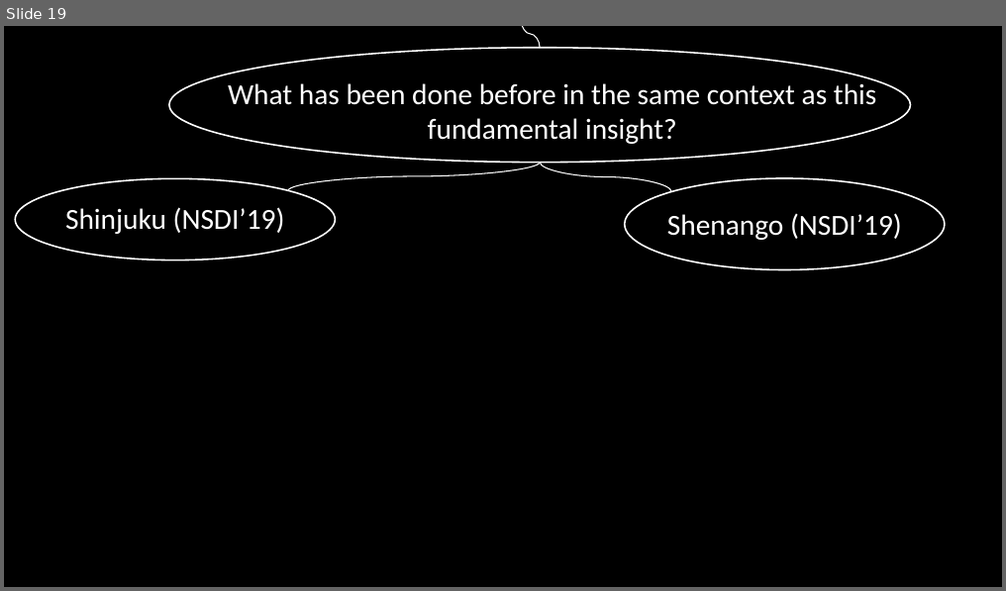
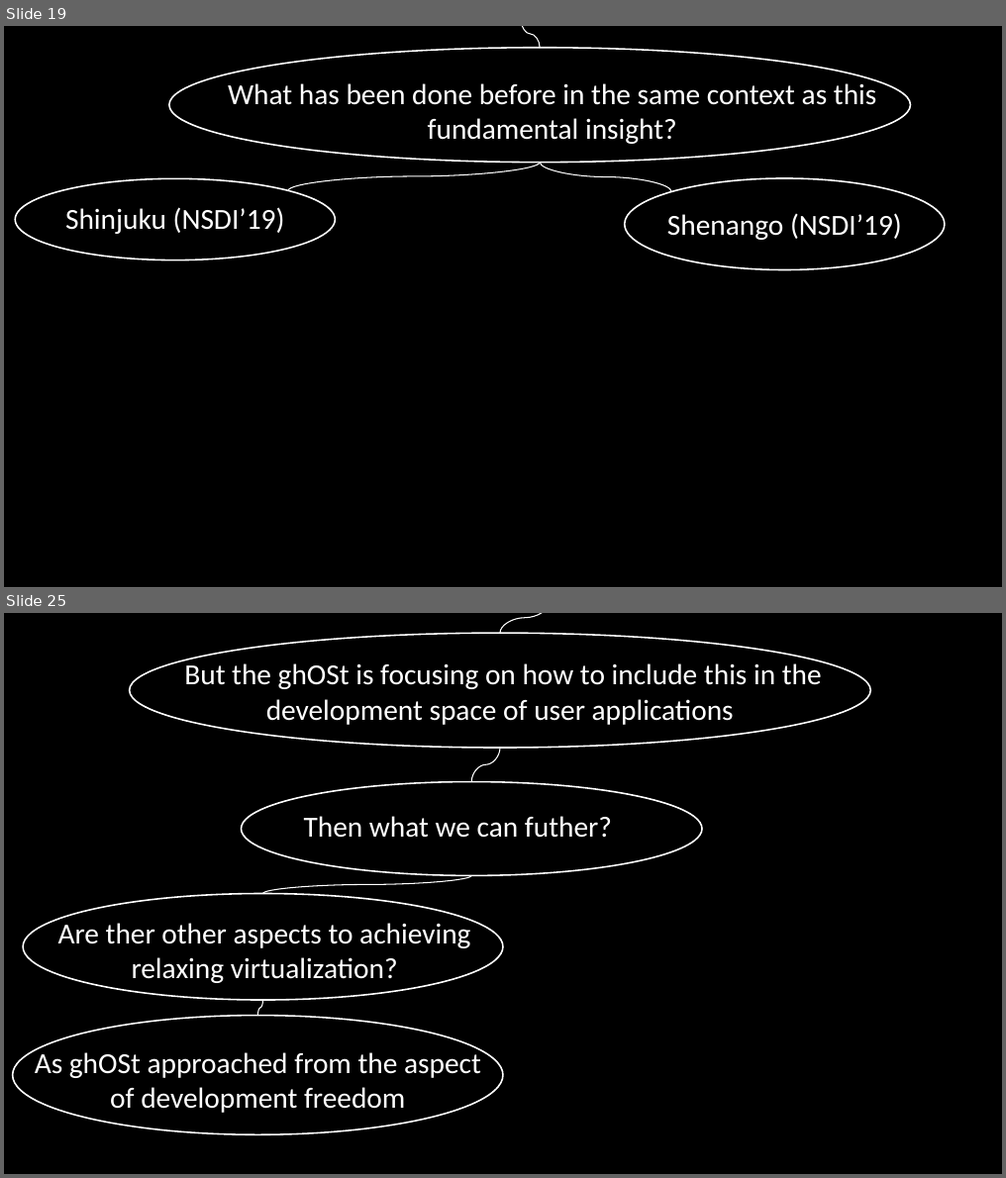
Before and after one commit to minseok127/paper_reviews, a slide deck: operating_system/ghOSt/ghOSt.pptx. Shown one above the other, each under a label of ours: slide 19 before the commit, slides 19 and 25 after it; the slides between them are not shown. The pictures are 1006x591 and 1006x1178 pixels, drawn with LibreOffice and Linux fonts; fonts in the diff are those of the drawing. Boxes give left, top, right and bottom in pixels: in the first picture for what was removed or moved away, otherwise in the second. Text is boxed around its words. In the diff, an @@ line names an element or a change of style, - is before the commit and + after.

```diff
--- a/operating_system/ghOSt/ghOSt.pptx
+++ b/operating_system/ghOSt/ghOSt.pptx
@@ slide 25 added at (4, 613, 1002, 1174), background #000000 @@
@@ ellipse added at (130, 633, 871, 748), outline #FFFFFF 1.5 pt @@
@@ curved line added from (549, 613) to (500, 633), #FFFFFF 1 pt @@
@@ text added at (184, 661, 822, 725), 28 pt, text #FFFFFF @@
+But the ghOSt is focusing on how to include this in the development space of user applications
@@ curved line added from (500, 748) to (472, 782), #FFFFFF 1 pt @@
@@ ellipse added at (242, 782, 703, 875), outline #FFFFFF 1.5 pt @@
@@ text added at (304, 816, 612, 838), 28 pt, text #FFFFFF @@
+Then what we can futher?
@@ curved line added from (472, 875) to (263, 894), #FFFFFF 1 pt @@
@@ ellipse added at (23, 894, 503, 1000), outline #FFFFFF 1.5 pt @@
@@ text added at (58, 920, 470, 983), 28 pt, text #FFFFFF @@
+Are ther other aspects to achieving relaxing virtualization?
@@ ellipse added at (12, 1016, 503, 1136), outline #FFFFFF 1.5 pt @@
@@ curved line added from (263, 1000) to (257, 1016), #FFFFFF 1 pt @@
@@ text added at (35, 1050, 481, 1113), 28 pt, text #FFFFFF @@
+As ghOSt approached from the aspect of development freedom
```
Also in this commit, not shown: 1 slide changed, 4 other slides added, 2 other files.
